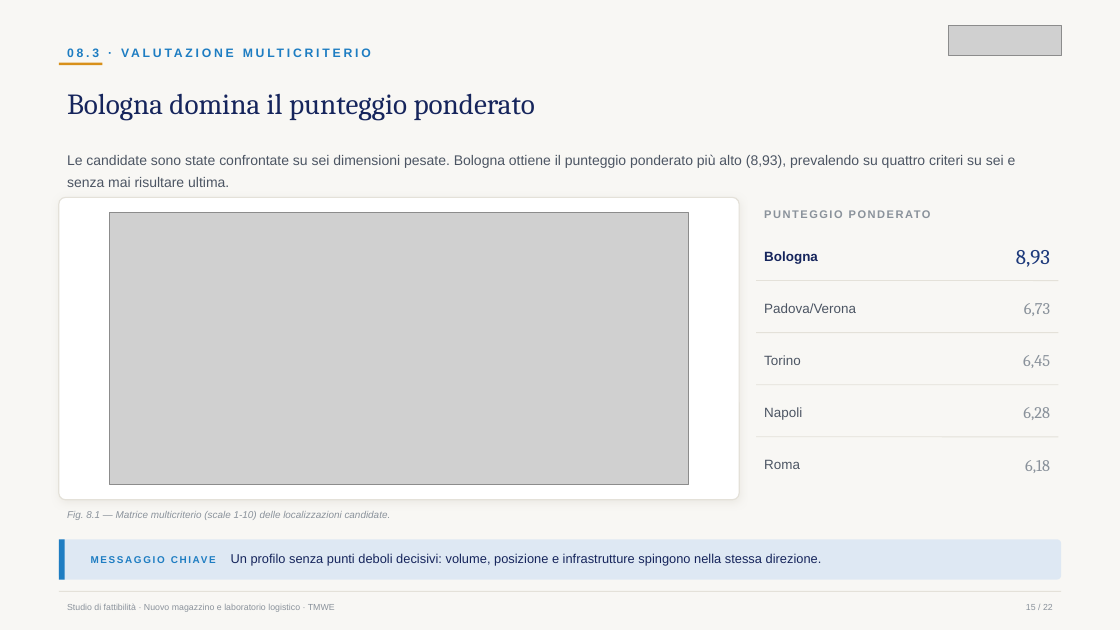
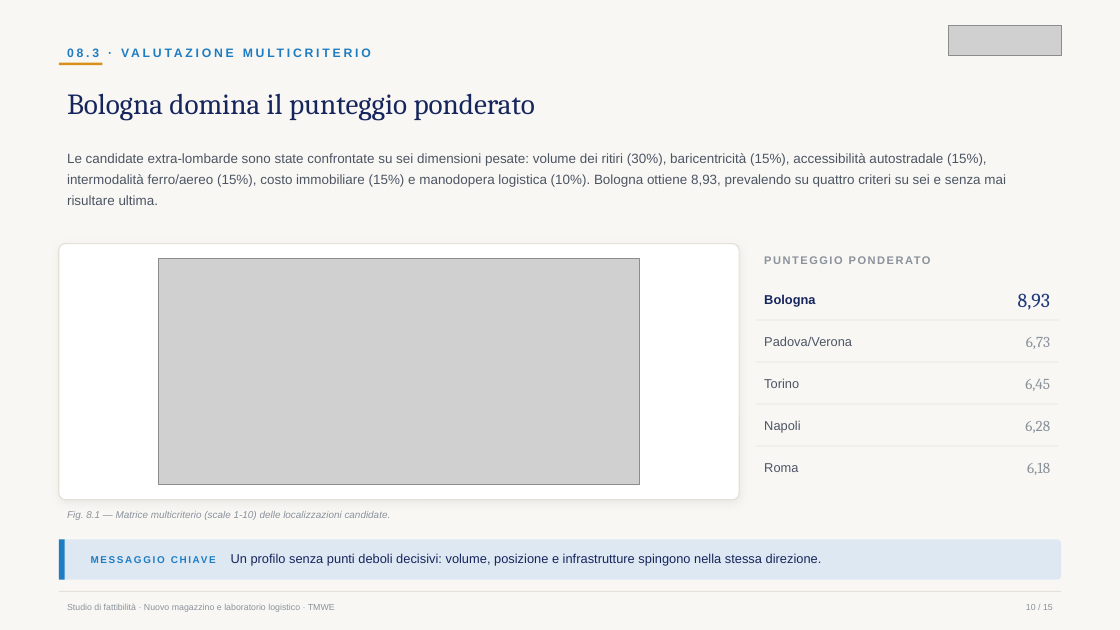
Before and after one commit to rajuferr-sketch/PptxGenJS, a slide deck: slide 10 of Studio-Fattibilita-TMWE-Bologna.pptx (slide 15 before the commit). Drawn at 1120x630 pixels with LibreOffice and Linux fonts; fonts in the diff are those of the drawing; grey boxes stand for pictures. Boxes give left, top, right and bottom in pixels: in the first picture for what was removed or moved away, otherwise in the second. Text is boxed around its words. In the diff, an @@ line names an element or a change of style, - is before the commit and + after.

```diff
--- a/Studio-Fattibilita-TMWE-Bologna.pptx
+++ b/Studio-Fattibilita-TMWE-Bologna.pptx
@@ text at (67,153,1006,205): text changed; size 12 to 11.5 pt @@
-Le candidate sono state confrontate su sei dimensioni pesate. Bologna ottiene il punteggio ponderato più alto (8,93), prevalendo su quattro criteri su sei e senza mai risultare ultima.
+Le candidate extra-lombarde sono state confrontate su sei dimensioni pesate: volume dei ritiri (30%), baricentricità (15%), accessibilità autostradale (15%), intermodalità ferro/aereo (15%), costo immobiliare (15%) e manodopera logistica (10%). Bologna ottiene 8,93, prevalendo su quattro criteri su sei e senza mai risultare ultima.
@@ rounded rectangle: place and size @@
-rounded rectangle at (59,197,739,500)
+rounded rectangle at (59,244,739,500)
@@ rounded rectangle at (59,244,739,500): proportions changed @@
@@ picture: place and size @@
-picture at (110,213,689,485)
+picture at (159,259,639,485)
@@ text "PUNTEGGIO PONDERATO": place and size @@
-text "PUNTEGGIO PONDERATO" at (756,202,1059,227)
+text "PUNTEGGIO PONDERATO" at (756,248,1059,273)
@@ size 11.5 to 11 pt in 5 elements at (764,463,798,472), (764,421,800,433), (764,378,799,388), (764,336,852,346), (764,294,815,307) @@
@@ text "Bologna": place and size @@
-text "Bologna" at (764,251,818,264)
+text "Bologna" at (764,294,815,307)
@@ text "8,93": place and size @@
-text "8,93" at (1016,250,1050,267)
+text "8,93" at (1018,293,1050,310)
@@ text "8,93" at (1018,293,1050,310): size 18 to 17 pt @@
@@ text "Padova/Verona": place and size @@
-text "Padova/Verona" at (764,303,856,313)
+text "Padova/Verona" at (764,336,852,346)
@@ line moved from (756, 281) - (1059, 281) to (756, 320) - (1059, 320) @@
@@ size 14 to 13 pt in 4 elements at (1027,463,1050,475), (1025,421,1050,433), (1025,379,1050,391), (1026,337,1050,349) @@
@@ text "6,73": place and size @@
-text "6,73" at (1024,303,1050,316)
+text "6,73" at (1026,337,1050,349)
@@ text "Torino": place and size @@
-text "Torino" at (764,355,801,365)
+text "Torino" at (764,378,799,388)
@@ line moved from (756, 333) - (1059, 333) to (756, 362) - (1059, 362) @@
@@ text "6,45": place and size @@
-text "6,45" at (1023,355,1050,368)
+text "6,45" at (1025,379,1050,391)
@@ text "Napoli": place and size @@
-text "Napoli" at (764,407,802,420)
+text "Napoli" at (764,421,800,433)
@@ line moved from (756, 385) - (1059, 385) to (756, 404) - (1059, 404) @@
@@ text "6,28": place and size @@
-text "6,28" at (1023,407,1050,420)
+text "6,28" at (1025,421,1050,433)
@@ line moved from (756, 437) - (1059, 437) to (756, 446) - (1059, 446) @@
```
Also in this commit, not shown: 12 other slides changed, 1 slide added, 8 slides removed, 3 other files.
